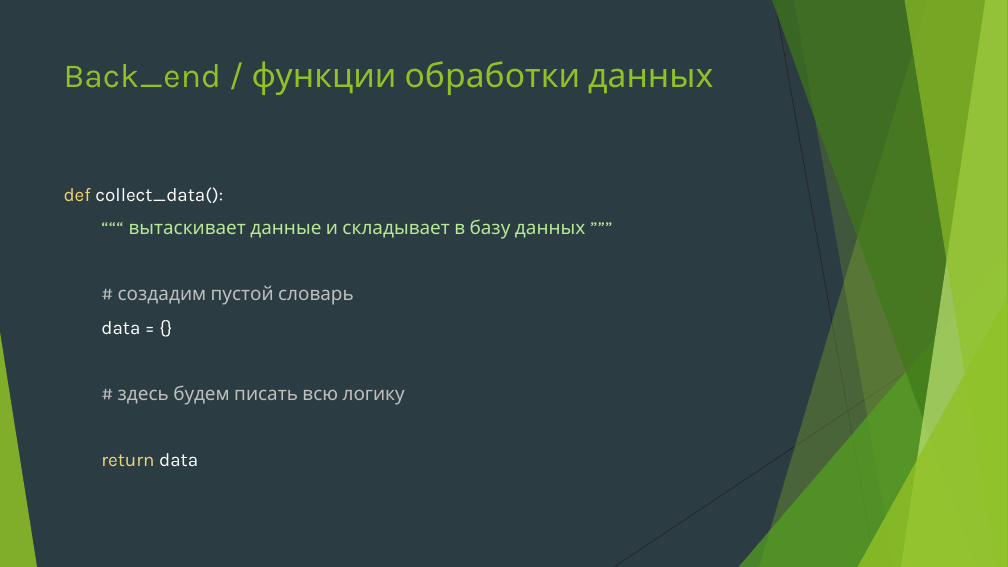
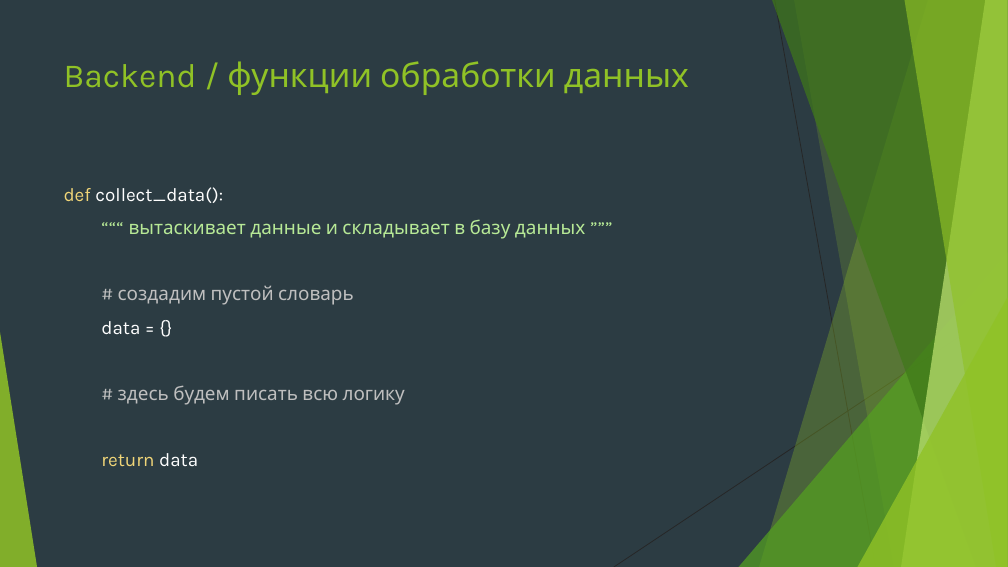
Before and after one commit to Yegor9151/for_corund, a slide deck: slide 3 of course_project_for_korund/ver 1.1/уроки/урок 7.pptx. Drawn at 1008x567 pixels with LibreOffice and Linux fonts; fonts in the diff are those of the drawing. Boxes give left, top, right and bottom in pixels: in the first picture for what was removed or moved away, otherwise in the second. Text is boxed around its words. In the diff, an @@ line names an element or a change of style, - is before the commit and + after.

```diff
--- a/course_project_for_korund/ver 1.1/уроки/урок 7.pptx
+++ b/course_project_for_korund/ver 1.1/уроки/урок 7.pptx
@@ title at [64,61,689,95]: text changed @@
-Back_end / функции обработки данных
+Backend / функции обработки данных
```
Also in this commit, not shown: 4 other slides changed, 2 slides added.
